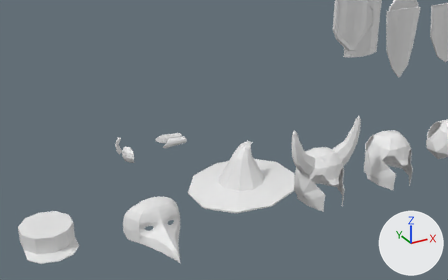
The Blender file resources/meshes/armour.blend, before and after one commit.
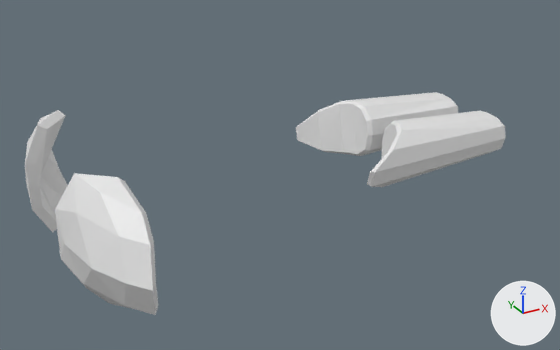
Old and new are each drawn from a 50 mm camera at (-3.448, -3.46, 1.646) aimed at (-1.702, -0.286, 0.059) and again close up from a 50 mm camera at (-2.405, -0.586, 0.276) aimed at (-2.123, -0.074, 0.02). Lighting does not change. The marker at lower right points along +X, +Y and +Z.

The first close-up shows 'bracer01.l', 'bracer01.r', 'pauldron01.l', 'pauldron01.r'.
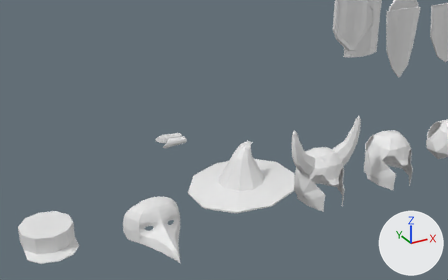
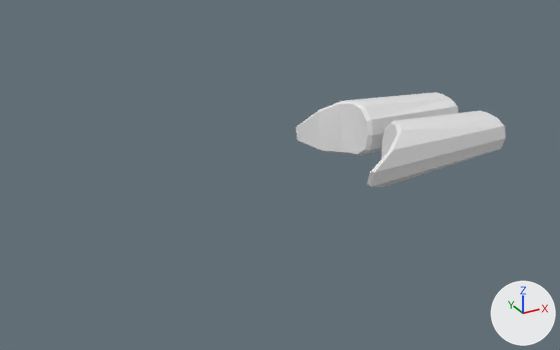
Where the change shows, as pixel boxes (x1, y1, x2, y2) in the close-ups (560 x 350 px):
'pauldron01.r', deleted
    before: (55, 173, 158, 315)
'pauldron01.l', deleted
    before: (25, 110, 68, 232)

The change in detail:
Object 'pauldron01.r' (ob_pauldron01_r) is deleted.
Object 'pauldron01.l' (ob_pauldron01_l) is deleted.
